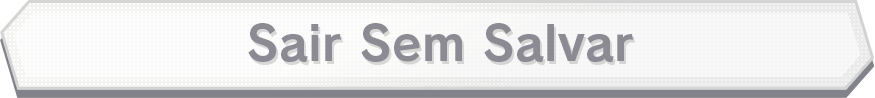
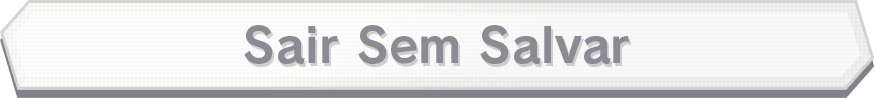
Layered file, before and after one edit (875 × 98). Changes by layer:
added layer "Sair Sem Salvar V2 Centralizado" above "Sair Sem Salvar" over [244, 25, 629, 64]
hid "Sair Sem Salvar" over [248, 23, 633, 62]
